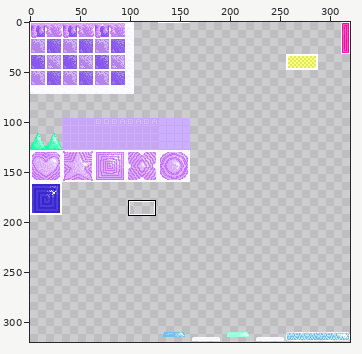
Sprite sheet: bubble/levels/tileset.png. Above: a wide view before the commit, with the close-up outlined.
Close-up. Earlier state:
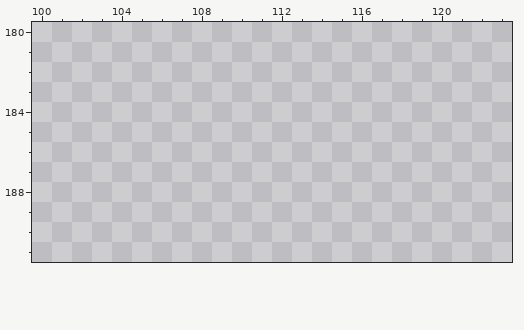
The file is 320x320 pixels. Colours within 5 levels of each other are drawn and written as one. Shown: x 100..123, y 180..191. The commit also changed other parts of the picture, which this record leaves out.
The result:
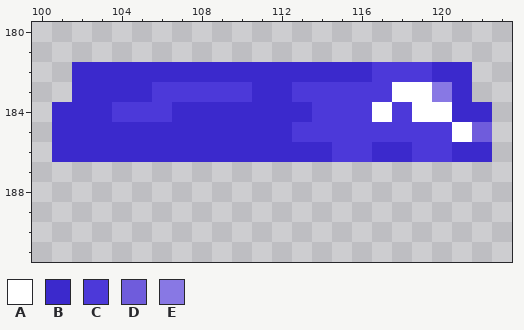
Palette (. is transparent): A #ffffff  B #3b29cc  C #4c39d9  D #6f5cdc  E #8878e4
From old to new:
Changed rows in their new state; - is an unchanged pixel.
first column x 101:
182 -BBBBBBBBBBBBBBBCCCBB-
183 -BBBBCCCCCBBCCCCCAAEB-
184 BBBCCCBBBBBBBCCCACAABB
185 BBBBBBBBBBBBCCCCCCCCAD
186 BBBBBBBBBBBBBBCCBBCCBB
Pixel boxes of the changes (left, top, right, bottom) in both close-ups:
added: (52, 62, 492, 162)
